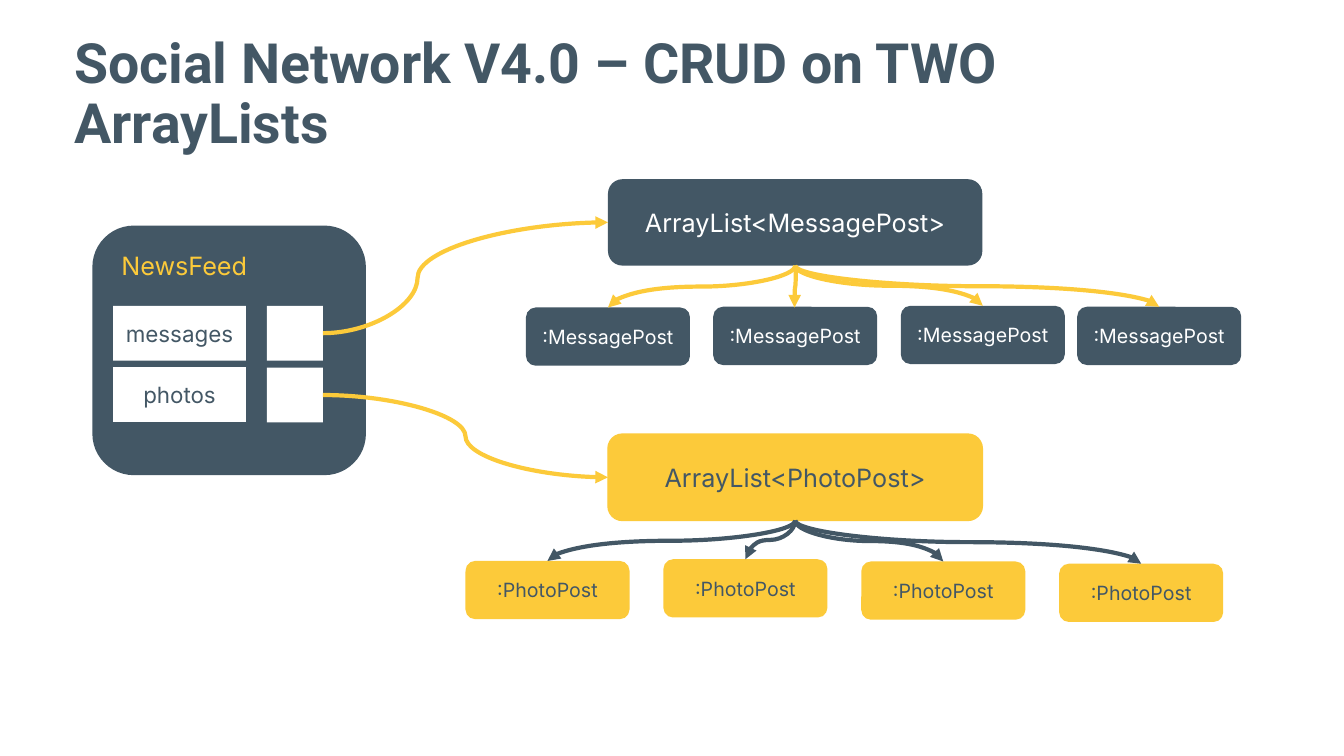
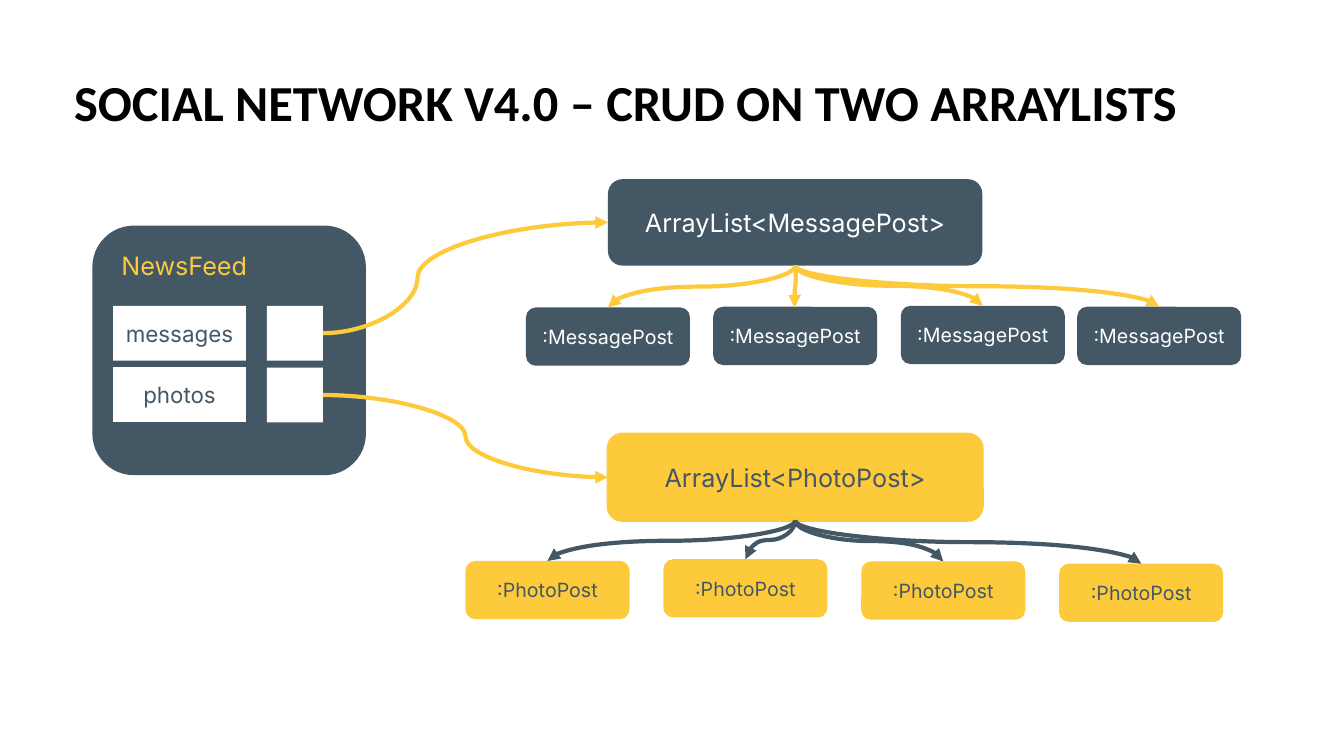
Before and after one commit to Programming-Fundamentals-SETU/prog-fund-2-jan-26, a slide deck: slide 16 of topic08-inheritance/unit-08a-lectures/talk-2-inheritance-v1/a-inheritanceV1.pptx. Drawn at 1344x756 pixels with LibreOffice and Linux fonts; fonts in the diff are those of the drawing. Boxes give left, top, right and bottom in pixels: in the first picture for what was removed or moved away, otherwise in the second. Text is boxed around its words. In the diff, an @@ line names an element or a change of style, - is before the commit and + after.

```diff
--- a/topic08-inheritance/unit-08a-lectures/talk-2-inheritance-v1/a-inheritanceV1.pptx
+++ b/topic08-inheritance/unit-08a-lectures/talk-2-inheritance-v1/a-inheritanceV1.pptx
@@ title "SOCIAL NETWORK V4.0 – CRUD ..." at box(74, 88, 1176, 122): vertical alignment bottom to top @@
@@ title at box(74, 88, 1176, 122): text changed; size 39.6 to 36 pt; font Roboto to Calibri; text colour #435765 to #000000 @@
-Social Network V4.0 – CRUD on TWO ArrayLists
+SOCIAL NETWORK V4.0 – CRUD ON TWO ARRAYLISTS
```
Also in this commit, not shown: 22 other slides changed, 10 other files.
